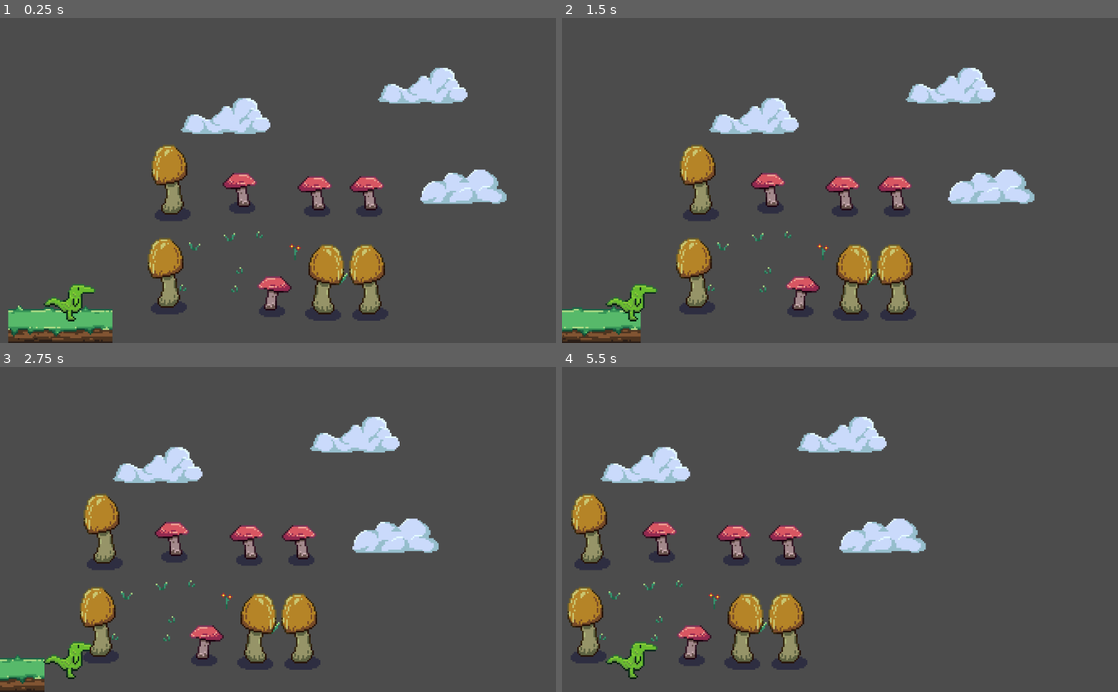
Above: before the commit, frames 1-4 (two rows, left to right).
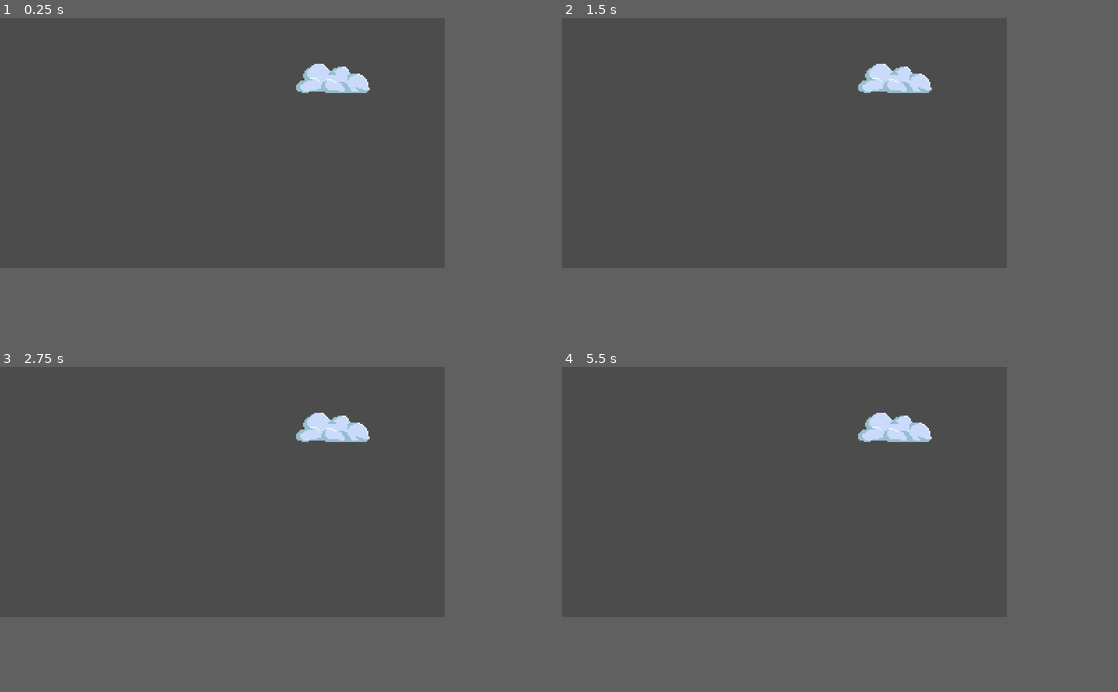
Above: after the commit, the same moments.

Repository: zMenta/DinosaurRun
Game: Godot game, scene res://main/Main.tscn
Same seed, same stepped clock (60 frames per second), same inputs: the game is played once before the commit and once after it.
Inputs:
- Up to frame 1 (0.25 s): no input
- Up to frame 2 (1.5 s): tap Space (jump) at 0.77 s
- Up to frame 3 (2.75 s): tap Space (jump) at 1.52 s
- Up to frame 4 (5.5 s): tap Space (jump) at 3.02, 3.77, 4.52 s
In our replay, the window is 800x468 before the commit and 640x360 after it. These sizes can differ from the game's own. Grey fills any space a smaller window leaves; there, only what the larger window draws over its background counts as a difference.

The runs differ from the first frame. In frame 1, 13% of the frame differs, in the area x 1-92%, y 14-100%; in frame 2, 12%; in frame 3, 11%; in frame 4, 11%.

Commit message:
changed sprite to normal size and removed baseProp

Diff:
--- a/DinosaurRun/main/Main.tscn
+++ b/DinosaurRun/main/Main.tscn
@@ -1,7 +1,7 @@
 [gd_scene load_steps=9 format=2]
 
 [ext_resource path="res://scenes/player/Player.tscn" type="PackedScene" id=1]
-[ext_resource path="res://scenes/world/ground/Ground.tscn" type="PackedScene" id=2]
+[ext_resource path="res://scenes/world/ground/ground/Ground.tscn" type="PackedScene" id=2]
 [ext_resource path="res://main/Main.gd" type="Script" id=3]
 [ext_resource path="res://scenes/world/plants/Plants.tscn" type="PackedScene" id=4]
 [ext_resource path="res://scenes/world/cloud/Cloud.tscn" type="PackedScene" id=5]
@@ -24,7 +24,7 @@
 position = Vector2( 124, 552 )
 
 [node name="KinematicBody2D" parent="." instance=ExtResource( 1 )]
-position = Vector2( 91, 457 )
+position = Vector2( 25, 169 )
 
 [node name="AnimatedSprite" parent="." instance=ExtResource( 4 )]
 position = Vector2( 353, 504 )
@@ -57,7 +57,7 @@
 position = Vector2( 855, 307 )
 
 [node name="Cloud2" parent="." instance=ExtResource( 5 )]
-position = Vector2( 439, 181 )
+position = Vector2( 243, 42 )
 
 [node name="Cloud3" parent="." instance=ExtResource( 5 )]
 position = Vector2( 801, 125 )
--- a/DinosaurRun/project.godot
+++ b/DinosaurRun/project.godot
@@ -9,17 +9,17 @@
 config_version=4
 
 _global_script_classes=[ {
-"base": "Node2D",
-"class": "BaseProp",
-"language": "GDScript",
-"path": "res://scenes/world/BaseProp.gd"
-}, {
 "base": "Node",
 "class": "BaseState",
 "language": "GDScript",
 "path": "res://scenes/player/states/BaseState.gd"
 }, {
-"base": "BaseProp",
+"base": "Node2D",
+"class": "EnviromentLayer",
+"language": "GDScript",
+"path": "res://scenes/world/EnviromentLayer.gd"
+}, {
+"base": "Node",
 "class": "Obstacle",
 "language": "GDScript",
 "path": "res://scenes/world/obstacles/Obstacle.gd"
@@ -30,8 +30,8 @@
 "path": "res://scenes/player/Player.gd"
 } ]
 _global_script_class_icons={
-"BaseProp": "",
 "BaseState": "",
+"EnviromentLayer": "",
 "Obstacle": "",
 "Player": ""
 }
@@ -41,6 +41,15 @@
 config/name="DinosaurRun"
 run/main_scene="res://main/Main.tscn"
 config/icon="res://icon.png"
+
+[display]
+
+window/size/width=320
+window/size/height=180
+window/size/test_width=1280
+window/size/test_height=720
+window/stretch/mode="2d"
+window/stretch/aspect="keep"
 
 [gui]
 
--- a/DinosaurRun/scenes/player/Player.tscn
+++ b/DinosaurRun/scenes/player/Player.tscn
@@ -4,23 +4,21 @@
 [ext_resource path="res://scenes/player/assets/Dino.png" type="Texture" id=2]
 
 [sub_resource type="RectangleShape2D" id=1]
-extents = Vector2( 32.75, 35 )
+extents = Vector2( 11.5, 11.5 )
 
 [sub_resource type="RectangleShape2D" id=2]
-extents = Vector2( 17.5, 35 )
+extents = Vector2( 7, 10.25 )
 
 [node name="KinematicBody2D" type="KinematicBody2D"]
 script = ExtResource( 1 )
 
 [node name="Sprite" type="Sprite" parent="."]
-position = Vector2( 37.25, -32.25 )
-scale = Vector2( 3, 3 )
 texture = ExtResource( 2 )
 
 [node name="Sprites" type="Node2D" parent="."]
 
 [node name="CollisionShape2D" type="CollisionShape2D" parent="."]
-position = Vector2( 39.75, -37 )
+position = Vector2( 0, -2 )
 shape = SubResource( 1 )
 
 [node name="AnimationPlayer" type="AnimationPlayer" parent="."]
@@ -29,7 +27,7 @@
 
 [node name="CollisionShape2D" type="CollisionShape2D" parent="HitBox"]
 modulate = Color( 0.384314, 0, 0.701961, 1 )
-position = Vector2( 43.5, -37 )
+position = Vector2( 1, -1.25 )
 shape = SubResource( 2 )
 
 [connection signal="area_entered" from="HitBox" to="." method="_on_HitBox_area_entered"]
--- a/DinosaurRun/scenes/world/BaseProp.gd
+++ b/DinosaurRun/scenes/world/EnviromentLayer.gd
@@ -1,5 +1,5 @@
 extends Node2D
-class_name BaseProp
+class_name EnviromentLayer
 
 export(float) var speed : float = 50
 
--- a/DinosaurRun/scenes/world/cloud/Cloud.tscn
+++ b/DinosaurRun/scenes/world/cloud/Cloud.tscn
@@ -1,8 +1,7 @@
-[gd_scene load_steps=7 format=2]
+[gd_scene load_steps=6 format=2]
 
 [ext_resource path="res://scenes/world/cloud/CloudsSpriteSheet.png" type="Texture" id=1]
 [ext_resource path="res://scenes/world/SelectRandomSprite.gd" type="Script" id=2]
-[ext_resource path="res://scenes/world/BaseProp.gd" type="Script" id=3]
 
 [sub_resource type="AtlasTexture" id=1]
 atlas = ExtResource( 1 )
@@ -20,10 +19,6 @@
 "speed": 5.0
 } ]
 
-[node name="Cloud" type="Node2D"]
-script = ExtResource( 3 )
-
-[node name="AnimatedSprite" type="AnimatedSprite" parent="."]
-scale = Vector2( 3, 3 )
+[node name="Cloud" type="AnimatedSprite"]
 frames = SubResource( 3 )
 script = ExtResource( 2 )
--- a/DinosaurRun/scenes/world/ground/Ground.tscn
+++ /dev/null
@@ -1,18 +0,0 @@
-[gd_scene load_steps=4 format=2]
-
-[ext_resource path="res://scenes/world/ground/Ground.png" type="Texture" id=1]
-[ext_resource path="res://scenes/world/BaseProp.gd" type="Script" id=2]
-
-[sub_resource type="RectangleShape2D" id=1]
-extents = Vector2( 97.5, 20 )
-
-[node name="Ground" type="StaticBody2D"]
-script = ExtResource( 2 )
-
-[node name="Sprite" type="Sprite" parent="."]
-scale = Vector2( 3, 3 )
-texture = ExtResource( 1 )
-
-[node name="CollisionShape2D" type="CollisionShape2D" parent="."]
-position = Vector2( -0.5, 28 )
-shape = SubResource( 1 )
--- /dev/null
+++ b/DinosaurRun/scenes/world/ground/GroundManager.tscn
@@ -0,0 +1,3 @@
+[gd_scene format=2]
+
+[node name="GroundManager" type="Node2D"]
--- /dev/null
+++ b/DinosaurRun/scenes/world/ground/ground/Ground.gd
@@ -0,0 +1,7 @@
+extends StaticBody2D
+
+signal screen_exited(ground)
+
+
+func _on_VisibilityNotifier2D_screen_exited() -> void:
+	emit_signal("screen_exited", self)
--- /dev/null
+++ b/DinosaurRun/scenes/world/ground/ground/Ground.tscn
@@ -0,0 +1,23 @@
+[gd_scene load_steps=4 format=2]
+
+[ext_resource path="res://scenes/world/ground/ground/Ground.png" type="Texture" id=1]
+[ext_resource path="res://scenes/world/ground/ground/Ground.gd" type="Script" id=2]
+
+[sub_resource type="RectangleShape2D" id=1]
+extents = Vector2( 32, 6.5 )
+
+[node name="Ground" type="StaticBody2D"]
+script = ExtResource( 2 )
+
+[node name="Sprite" type="Sprite" parent="."]
+texture = ExtResource( 1 )
+
+[node name="CollisionShape2D" type="CollisionShape2D" parent="."]
+position = Vector2( 0, 9.5 )
+shape = SubResource( 1 )
+
+[node name="VisibilityNotifier2D" type="VisibilityNotifier2D" parent="."]
+position = Vector2( 0, 7 )
+scale = Vector2( 3.2, 0.9 )
+
+[connection signal="screen_exited" from="VisibilityNotifier2D" to="." method="_on_VisibilityNotifier2D_screen_exited"]
--- a/DinosaurRun/scenes/world/obstacles/Obstacle.gd
+++ b/DinosaurRun/scenes/world/obstacles/Obstacle.gd
@@ -1,4 +1,4 @@
-extends BaseProp
+extends Node
 class_name Obstacle
 
 onready var sprite := $ObstacleHitbox/Sprite
--- a/DinosaurRun/scenes/world/obstacles/ObstacleBase.tscn
+++ b/DinosaurRun/scenes/world/obstacles/ObstacleBase.tscn
@@ -10,12 +10,10 @@
 
 [node name="Sprite" type="Sprite" parent="ObstacleHitbox"]
 position = Vector2( 0, -16.1 )
-scale = Vector2( 3, 3 )
 texture = ExtResource( 2 )
 region_enabled = true
 region_rect = Rect2( 32, 0, 32, 65 )
 
 [node name="CollisionPolygon2D" type="CollisionPolygon2D" parent="ObstacleHitbox"]
 position = Vector2( 0, -16.1 )
-scale = Vector2( 3, 3 )
 polygon = PoolVector2Array( 5, 16, -4, 16, -8, 10, -5, -5, -8, -7, -8, -17, -2, -27, 7, -27, 13, -17, 13, -8 )
--- a/DinosaurRun/scenes/world/plants/Plants.tscn
+++ b/DinosaurRun/scenes/world/plants/Plants.tscn
@@ -1,8 +1,7 @@
-[gd_scene load_steps=9 format=2]
+[gd_scene load_steps=8 format=2]
 
 [ext_resource path="res://scenes/world/plants/Plants.png" type="Texture" id=1]
 [ext_resource path="res://scenes/world/SelectRandomSprite.gd" type="Script" id=2]
-[ext_resource path="res://scenes/world/BaseProp.gd" type="Script" id=3]
 
 [sub_resource type="AtlasTexture" id=1]
 atlas = ExtResource( 1 )
@@ -28,11 +27,7 @@
 "speed": 5.0
 } ]
 
-[node name="Plant" type="Node2D"]
-script = ExtResource( 3 )
-
-[node name="AnimatedSprite" type="AnimatedSprite" parent="."]
+[node name="Plant" type="AnimatedSprite"]
 position = Vector2( 0, -24 )
-scale = Vector2( 3, 3 )
 frames = SubResource( 5 )
 script = ExtResource( 2 )
Renamed: DinosaurRun/scenes/world/ground/Ground.png -> DinosaurRun/scenes/world/ground/ground/Ground.png
Not shown, changed: DinosaurRun/scenes/world/ground/ground/Ground.png.import
